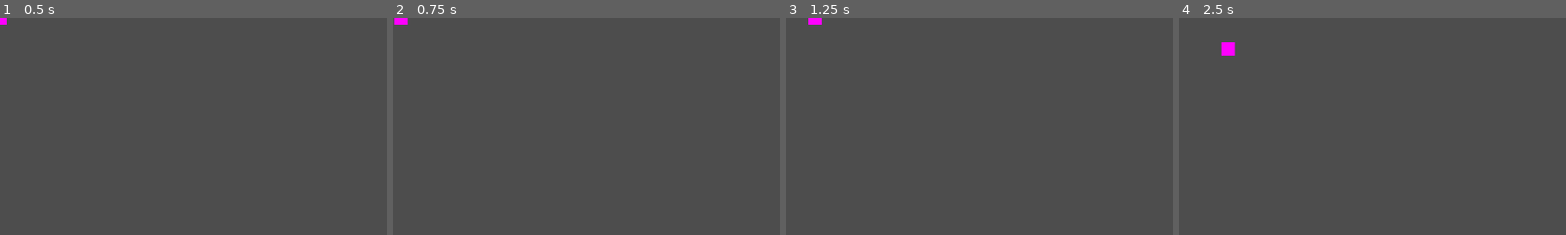
Above: before the commit, frames 1-4 (left to right).
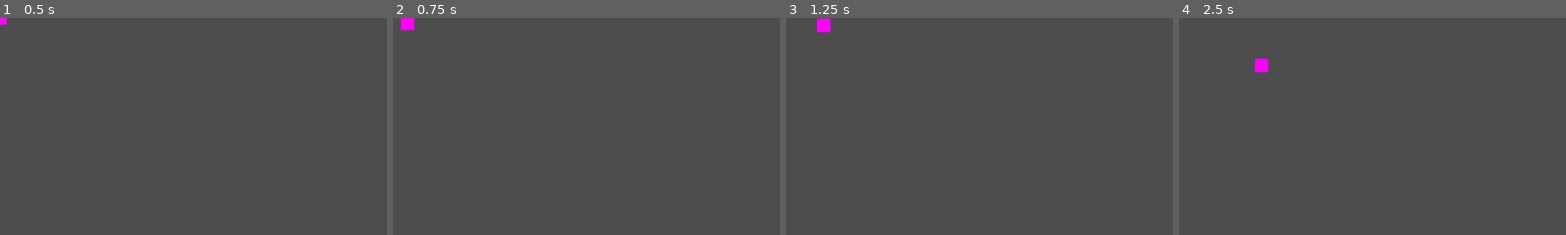
Above: after the commit, the same moments.

Repository: JadePhoen-ix/PirateJam16
Game: Godot game, scene res://scenes/gameplay/characters/player/player.tscn
Same seed, same stepped clock (60 frames per second), same inputs: the game is played once before the commit and once after it. The project has no main scene, so this scene is started directly.
Inputs (mouse positions are % of the whole screen's width and height, from its top left):
- Up to frame 1 (0.5 s): no input
- Up to frame 2 (0.75 s): tap Enter at 0.5 s; move the mouse to (72, 45) at 0.52 s; hold D (move_right) from 0.53 s (still down); hold Space (mobility, bound only after the commit) from 0.53 s (still down)
- Up to frame 3 (1.25 s): keep holding D (move_right); keep holding Space (mobility, bound only after the commit)
- Up to frame 4 (2.5 s): move the mouse to (30, 55) at 1.27 s; release D (move_right) at 1.28 s; release Space (mobility, bound only after the commit) at 1.28 s; hold S (move_down) 1.28-2.03 s; tap Space (mobility, bound only after the commit) at 1.35 s; move the mouse to (60, 28) at 2.02 s; hold D (move_right) from 2.03 s (still down); hold Space (mobility, bound only after the commit) from 2.03 s (still down)
The pictures show only the part of the screen within x 0-50%, y 0-50%; the shares and areas given below are measured in that part.

Frame 1 is identical in both runs. In frame 2, 0.2% of the frame differs, in the area x 0-6%, y 0-6%; in frame 3, 0.3%; in frame 4, 0.5%, in the area x 10-24%, y 11-25%.

Commit message:
Implemented basic Dash functionality
Added "mobility" and "fire" inputs to project.godot
Added `speed` parameter with default value of `max_speed` to `accelerate_in_direction` function within velocity_2d.gd
Created `Dash` class designed to be created within other scripts to instantly and easily create dash behavior
Added dash functionality to `player.gd` using `_unhandled_input` function
Added a check in `player.gd` to prevent movement input in case of dashing

Diff:
--- a/project.godot
+++ b/project.godot
@@ -41,6 +41,16 @@
 "events": [Object(InputEventKey,"resource_local_to_scene":false,"resource_name":"","device":-1,"window_id":0,"alt_press …(192 unchanged characters)…
 ]
 }
+mobility={
+"deadzone": 0.5,
+"events": [Object(InputEventKey,"resource_local_to_scene":false,"resource_name":"","device":-1,"window_id":0,"alt_pressed":false,"shift_pressed":false,"ctrl_pressed":false,"meta_pressed":false,"pressed":false,"keycode":0,"physical_keycode":32,"key_label":0,"unicode":32,"location":0,"echo":false,"script":null)
+]
+}
+fire={
+"deadzone": 0.5,
+"events": [null, Object(InputEventMouseButton,"resource_local_to_scene":false,"resource_name":"","device":-1,"window_id":0,"alt_pressed":false,"shift_pressed":false,"ctrl_pressed":false,"meta_pressed":false,"button_mask":1,"position":Vector2(202, 8),"global_position":Vector2(211, 54),"factor":1.0,"button_index":1,"canceled":false,"pressed":true,"double_click":false,"script":null)
+]
+}
 
 [rendering]
 
--- a/scenes/components/velocity_2d.gd
+++ b/scenes/components/velocity_2d.gd
@@ -8,8 +8,8 @@
 var velocity := Vector2.ZERO
 
 
-func accelerate_in_direction (direction: Vector2) -> void:
-	var desired_velocity := direction * max_speed
+func accelerate_in_direction (direction: Vector2, speed := max_speed) -> void:
+	var desired_velocity := direction * speed
 	velocity = velocity.lerp(desired_velocity, 1 - exp(-acceleration * get_process_delta_time()))
 
 
--- a/scenes/gameplay/characters/player/player.gd
+++ b/scenes/gameplay/characters/player/player.gd
@@ -4,11 +4,31 @@
 
 @onready var velocity_2d := $Velocity2D as Velocity2D
 
+var current_dash: Dash
+
 
 func _physics_process(delta: float) -> void:
+	if current_dash != null:
+		return
+
 	var direction := _get_movement_vector().normalized()
 	velocity_2d.accelerate_in_direction(direction)
+
 	velocity_2d.move(self)
+
+
+func _unhandled_input(event: InputEvent) -> void:
+	if event.is_action_pressed("mobility"):
+		var data := {
+			direction = get_global_mouse_position() - global_position,
+			duration = 0.25,
+			speed = velocity_2d.max_speed * 2.0,
+			velocity_2d = velocity_2d,
+			body = self
+		}
+
+		current_dash = Dash.create(data)
+		print(data)
 
 
 func _get_movement_vector() -> Vector2:
--- /dev/null
+++ b/scripts/dash.gd
@@ -0,0 +1,55 @@
+extends Node
+class_name Dash
+
+
+#signal dash_started()
+#signal dash_finished()
+
+var direction: Vector2
+var duration: float
+var speed: float
+var velocity_2d: Velocity2D
+var body: CharacterBody2D
+
+
+static func create(data: Dictionary) -> Dash:
+	var new_dash := Dash.new()
+
+	if not data.has("direction"):
+		push_error("MISSING PARAMETER ERROR: dash.gd: No direction found in data Dictionary")
+	new_dash.direction = data.direction.normalized()
+
+	if not data.has("duration"):
+		push_error("MISSING PARAMETER ERROR: dash.gd: No duration found in data Dictionary")
+	new_dash.duration = data.duration
+
+	if not data.has("speed"):
+		push_error("MISSING PARAMETER ERROR: dash.gd: No speed found in data Dictionary")
+	new_dash.speed = data.speed
+
+	if not data.has("velocity_2d"):
+		push_error("MISSING PARAMETER ERROR: dash.gd: No velocity_2d found in data Dictionary")
+	new_dash.velocity_2d = data.velocity_2d
+
+	if not data.has("body"):
+		push_error("MISSING PARAMETER ERROR: dash.gd: No body found in data Dictionary")
+	new_dash.body = data.body
+
+	new_dash._start()
+	return new_dash
+
+
+func _tween_method(progress: float) -> void:
+	velocity_2d.accelerate_in_direction(direction, speed)
+	velocity_2d.move(body)
+
+
+func _start() -> void:
+	if velocity_2d == null:
+		return
+
+	var tween := velocity_2d.create_tween()
+	tween.tween_method(_tween_method, 0.0, 1.0, duration)
+
+	await tween.finished
+	queue_free()
